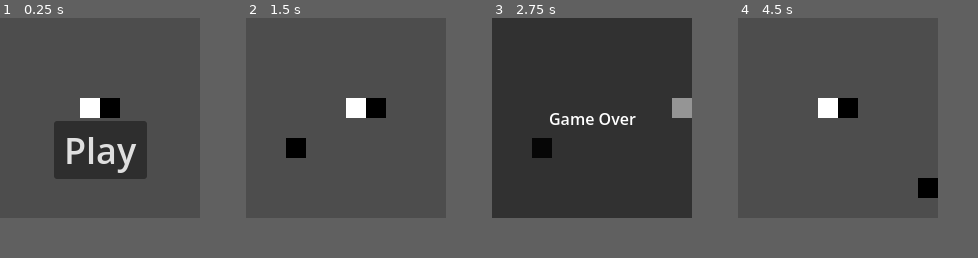
Above: before the commit, frames 1-4 (left to right).
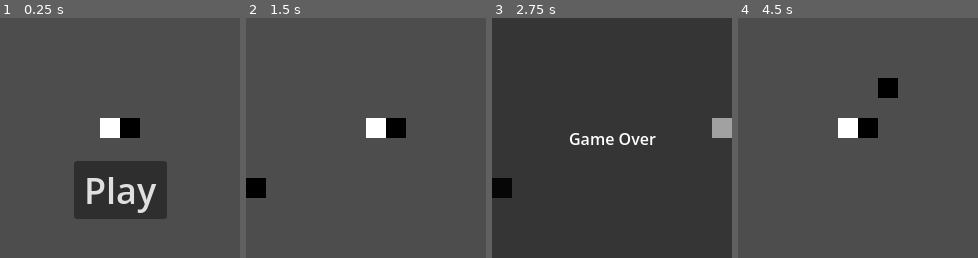
Above: after the commit, the same moments.

Repository: zml9167/snake
Game: Godot game, scene res://scene/main/main.tscn
The game is run twice, just before and just after one commit, with the same random seed, the same clock (stepped at 60 frames per second) and the same inputs.
Inputs:
- Up to frame 1 (0.25 s): no input
- Up to frame 2 (1.5 s): click "Play" at 0.5 s; hold D (move_right) from 1.28 s (still down)
- Up to frame 3 (2.75 s): release D (move_right) at 2.03 s; hold S (move_down) from 2.03 s (still down)
- Up to frame 4 (4.5 s): release S (move_down) at 2.78 s; hold D (move_right) 2.78-3.53 s; hold W (move_up) 3.53-4.25 s; click "Play" at 4.25 s
In our replay, the window is 200x200 before the commit and 240x240 after it. These sizes can differ from the game's own. Grey fills any space a smaller window leaves; there, only what the larger window draws over its background counts as a difference.

The runs differ from the first frame. In frame 1, 16% of the frame differs, in the area x 22-70%, y 33-84%; in frame 2, 4.2%; in frame 3, 4.4%; in frame 4, 4.2%.

Commit message:
Fix game logic issues

Diff:
--- a/project.godot
+++ b/project.godot
@@ -21,8 +21,10 @@
 
 [display]
 
-window/size/viewport_width=200
-window/size/viewport_height=200
+window/size/viewport_width=240
+window/size/viewport_height=240
+window/size/mode=2
+window/size/resizable=false
 
 [input]
 
--- a/scene/main/main.gd
+++ b/scene/main/main.gd
@@ -17,7 +17,7 @@
 func _ready() -> void:
 	snake.size = snake_size
 	var init_direction = snake.SnakeDirection.RIGHT
-	var init_position = viewport_size / 2 + Vector2(snake_size_half, snake_size_half - snake_size)
+	var init_position = viewport_size / 2 + Vector2(snake_size_half, -snake_size_half)
 	snake.spawn(init_direction, init_position)
 	grid = viewport_size / snake_size
 	max_len = grid.x * grid.y
@@ -39,6 +39,7 @@
 func spawn_food():
 	var idle_arr = PackedInt32Array(range(max_len))
 	if not idle_arr:
+		game_win.emit()
 		return
 	for pos in snake.positions:
 		idle_arr.erase(position2index(pos))
@@ -61,7 +62,7 @@
 			game_over.emit()
 	if is_equal_approx(value.x, food.position.x) && is_equal_approx(value.y, food.position.y):
 		snake.grow_up(grow_up_num)
-		if len(snake.nodes) > max_len:
+		if len(snake.nodes) >= max_len:
 			game_win.emit()
 			return
 		spawn_food()
--- a/scene/snake/snake.gd
+++ b/scene/snake/snake.gd
@@ -19,15 +19,15 @@
 
 
 func _process(_delta: float) -> void:
-	var new_direction = Input.get_vector("move_left", "move_right", "move_up", "move_down")
-	if not new_direction:
+	var input_vector = Input.get_vector("move_left", "move_right", "move_up", "move_down")
+	if not input_vector:
 		normal_speed()
 		return
-	if new_direction == direction:
+	if input_vector == direction:
 		speed_up()
 	else:
 		normal_speed()
-	next_direction = new_direction
+	next_direction = input_vector
 
 
 func _unhandled_input(event: InputEvent) -> void:
Not shown, removed: scene/main/main.tscn5553220885.tmp
